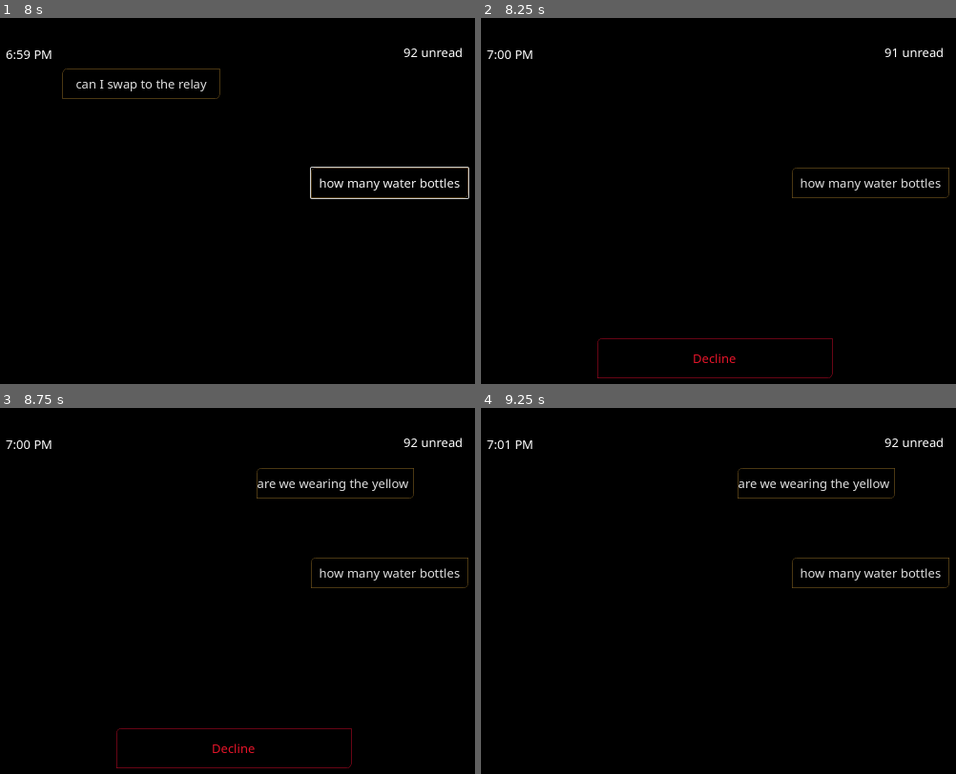
Above: before the commit, frames 1-4 (two rows, left to right).
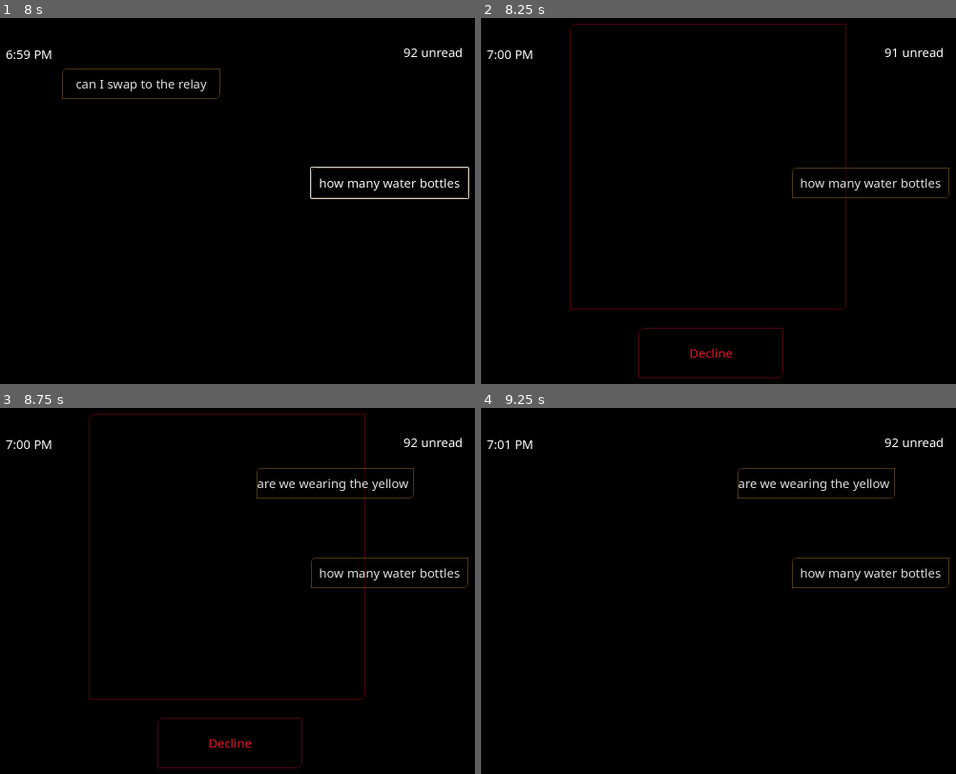
Above: after the commit, the same moments.

Repository: candydaisy/UntitledIllness
Game: Godot game, scene res://Scenes/Minigames/ninety_unread.tscn
Same seed, same stepped clock (60 frames per second), same inputs: the game is played once before the commit and once after it. This scene is started directly instead of the project's main scene.
Inputs:
- Up to frame 1 (8 s): click "is lunch provided??" at 0.5 s; click "is lunch provided??" at 1.25 s; click "who's bringing the speaker" at 2 s; click "who has the storeroom key" at 2.75 s; click "who's bringing the speaker" at 3.5 s; click "are we wearing the yellow shi…" at 4.25 s; click "how many water bottles" at 5 s; click "how many water bottles" at 5.75 s; click "Pim says ask you" at 6.5 s; click "where are the cones??" at 7.25 s
- Up to frame 2 (8.25 s): click "can I swap to the relay" at 8 s
- Up to frame 3 (8.75 s): no input
- Up to frame 4 (9.25 s): click "Decline" at 8.75 s

Frame 1 is identical in both runs. In frame 2, 1.2% of the frame differs, in the area x 18-77%, y 1-99%; in frame 3, 1.2%; in frame 4, nothing differs.

Commit message:
Move the screen reader row, resize Mom's call panel, track test uids
Co-Authored-By: Claude Opus 5.5 <noreply@anthropic.com>

Diff:
--- a/Scenes/Menus/setting.gd
+++ b/Scenes/Menus/setting.gd
@@ -170,7 +170,7 @@
 	var row := HBoxContainer.new()
 	row.name = "ScreenReader"
 	var voice := setting_panel.get_node("Voice-slider") as Control
-	row.position = Vector2(voice.position.x + 11, voice.position.y + voice.size.y + 40)
+	row.position = Vector2(voice.position.x + 11, voice.position.y + voice.size.y + 120)
 	row.add_theme_constant_override("separation", 24)
 	var label := Label.new()
 	label.text = "Screen reader" # auto-translated, so it follows language changes
--- a/Scenes/Minigames/ninety_unread.tscn
+++ b/Scenes/Minigames/ninety_unread.tscn
@@ -35,6 +35,38 @@
 theme = ExtResource("1_tn8y2")
 script = ExtResource("2_unread")
 
+[node name="Call" type="Panel" parent="." unique_id=1334642590]
+unique_name_in_owner = true
+layout_mode = 1
+anchors_preset = 7
+anchor_left = 0.5
+anchor_top = 1.0
+anchor_right = 0.5
+anchor_bottom = 1.0
+offset_left = -303.0
+offset_top = -775.0
+offset_right = 276.0
+offset_bottom = -176.0
+grow_horizontal = 2
+grow_vertical = 0
+theme_override_styles/panel = SubResource("StyleBoxFlat_qb7vt")
+
+[node name="Decline" type="Button" parent="Call" unique_id=360093788]
+unique_name_in_owner = true
+layout_mode = 1
+anchors_preset = 15
+anchor_right = 1.0
+anchor_bottom = 1.0
+offset_left = 144.0
+offset_top = 638.0
+offset_right = -133.0
+offset_bottom = 143.0
+grow_horizontal = 2
+grow_vertical = 2
+theme_override_colors/font_color = Color(0.8980392, 0.08235294, 0.16470589, 1)
+theme_override_styles/normal = SubResource("StyleBoxFlat_ma5ps")
+text = "Decline"
+
 [node name="Desk" type="Control" parent="." unique_id=1420915904]
 unique_name_in_owner = true
 layout_mode = 1
@@ -67,31 +99,3 @@
 offset_right = 1283.0
 offset_bottom = 191.0
 text = "90 unread"
-
-[node name="Call" type="Panel" parent="." unique_id=1334642590]
-unique_name_in_owner = true
-layout_mode = 1
-anchors_preset = 7
-anchor_left = 0.5
-anchor_top = 1.0
-anchor_right = 0.5
-anchor_bottom = 1.0
-offset_left = -246.5
-offset_top = -115.77002
-offset_right = 246.49963
-offset_bottom = -31.77002
-grow_horizontal = 2
-grow_vertical = 0
-theme_override_styles/panel = SubResource("StyleBoxFlat_qb7vt")
-
-[node name="Decline" type="Button" parent="Call" unique_id=360093788]
-unique_name_in_owner = true
-layout_mode = 1
-anchors_preset = 15
-anchor_right = 1.0
-anchor_bottom = 1.0
-grow_horizontal = 2
-grow_vertical = 2
-theme_override_colors/font_color = Color(0.8980392, 0.08235294, 0.16470589, 1)
-theme_override_styles/normal = SubResource("StyleBoxFlat_ma5ps")
-text = "Decline"
Not shown: 1 places in Scenes/Minigames/ninety_unread.tscn that only renumber resources
Not shown, added: Tests/test_story_language.gd.uid
Not shown, added: Tests/test_story_switch.gd.uid
Not shown, added: Tests/test_translation_complete.gd.uid
Not shown, added: Tests/test_typewriter_thai.gd.uid
